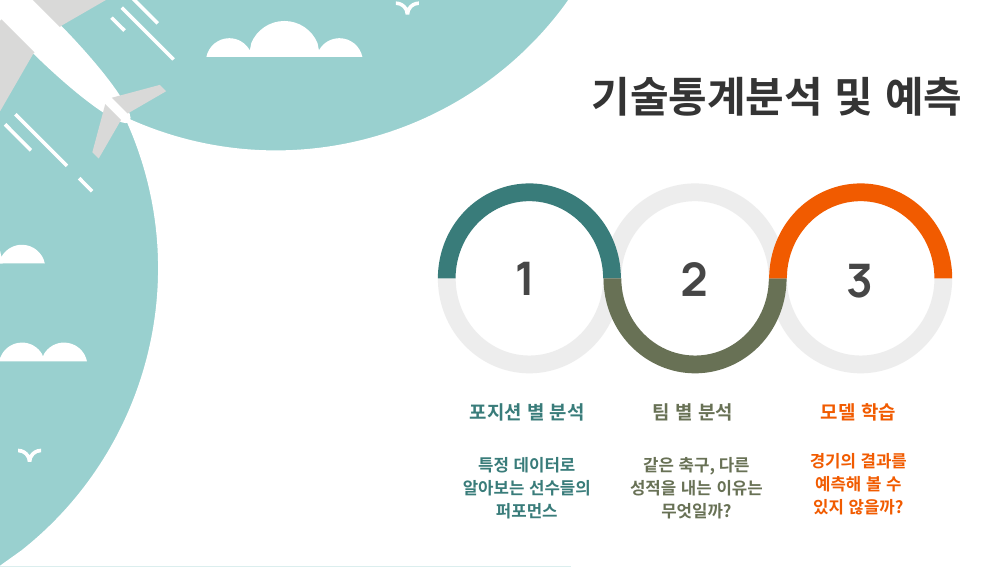
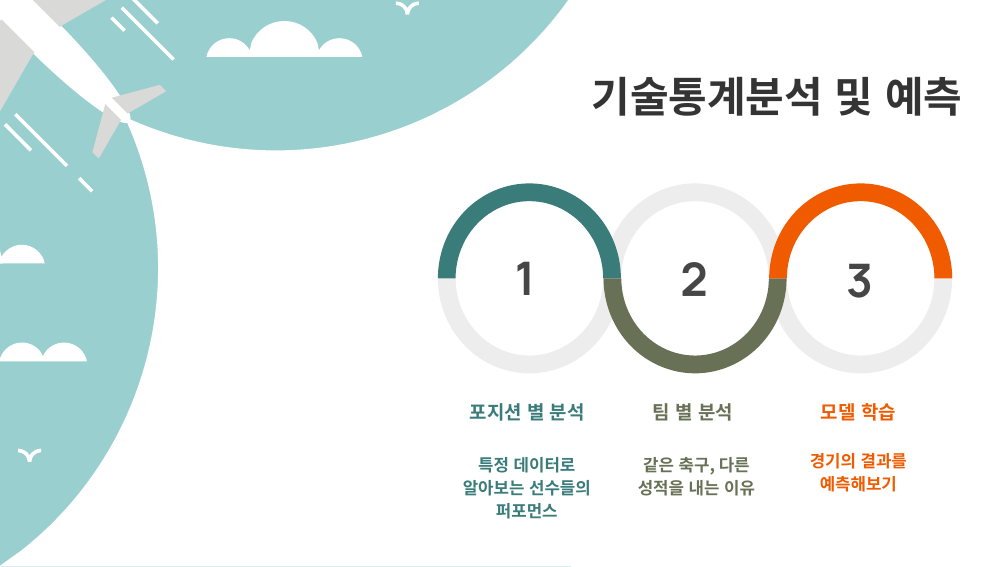
Before and after one commit to Gray116/BigData_Academy_1, a slide deck: slide 15 of 00_Projects/개인프로젝트.pptx. Drawn at 1008x567 pixels with LibreOffice and Linux fonts; fonts in the diff are those of the drawing. Boxes give left, top, right and bottom in pixels: in the first picture for what was removed or moved away, otherwise in the second. Text is boxed around its words. In the diff, an @@ line names an element or a change of style, - is before the commit and + after.

```diff
--- a/00_Projects/개인프로젝트.pptx
+++ b/00_Projects/개인프로젝트.pptx
@@ text at [638, 457, 755, 496]: text changed @@
-같은 축구, 다른 성적을 내는 이유는 무엇일까?
+같은 축구, 다른 성적을 내는 이유
@@ text at [810, 453, 907, 492]: text changed @@
-경기의 결과를 예측해 볼 수 있지 않을까?
+경기의 결과를 예측해보기
```
Also in this commit, not shown: 3 other slides changed, 5 other files.
